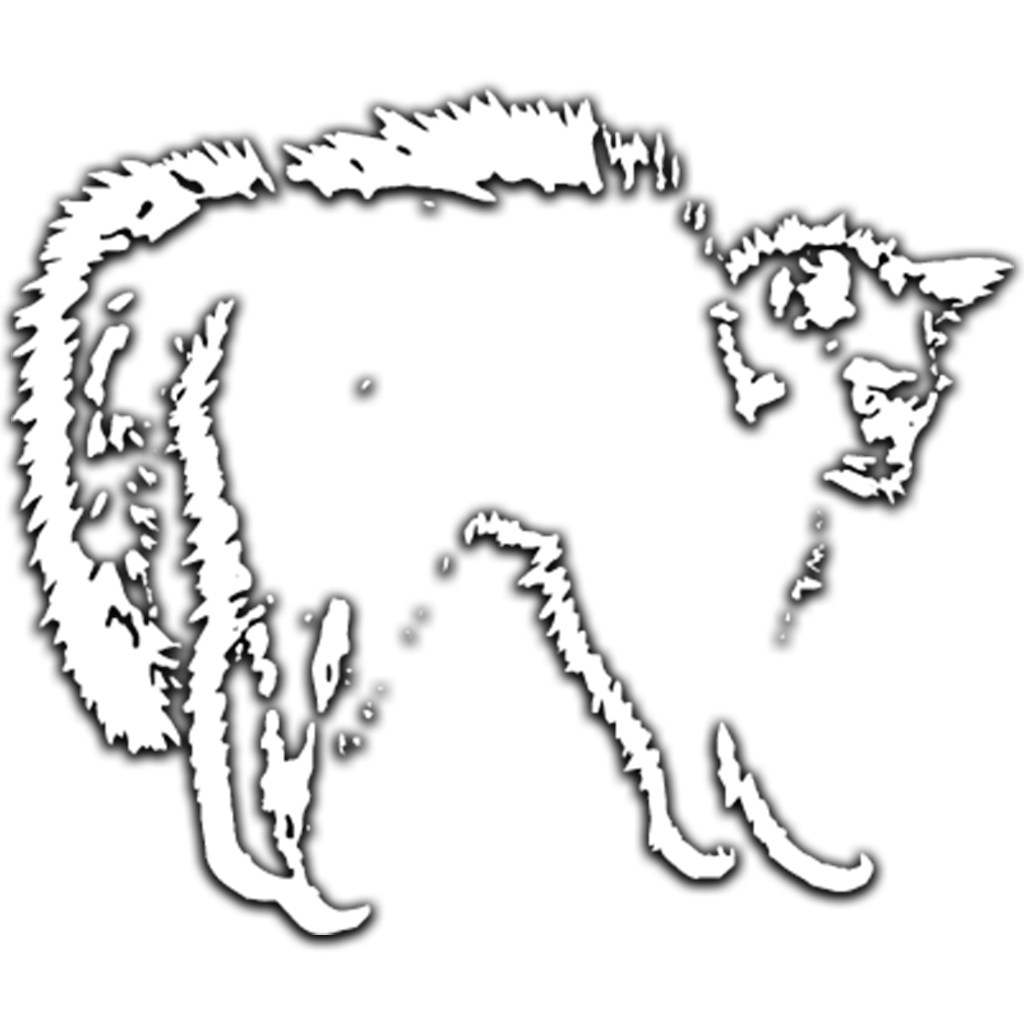
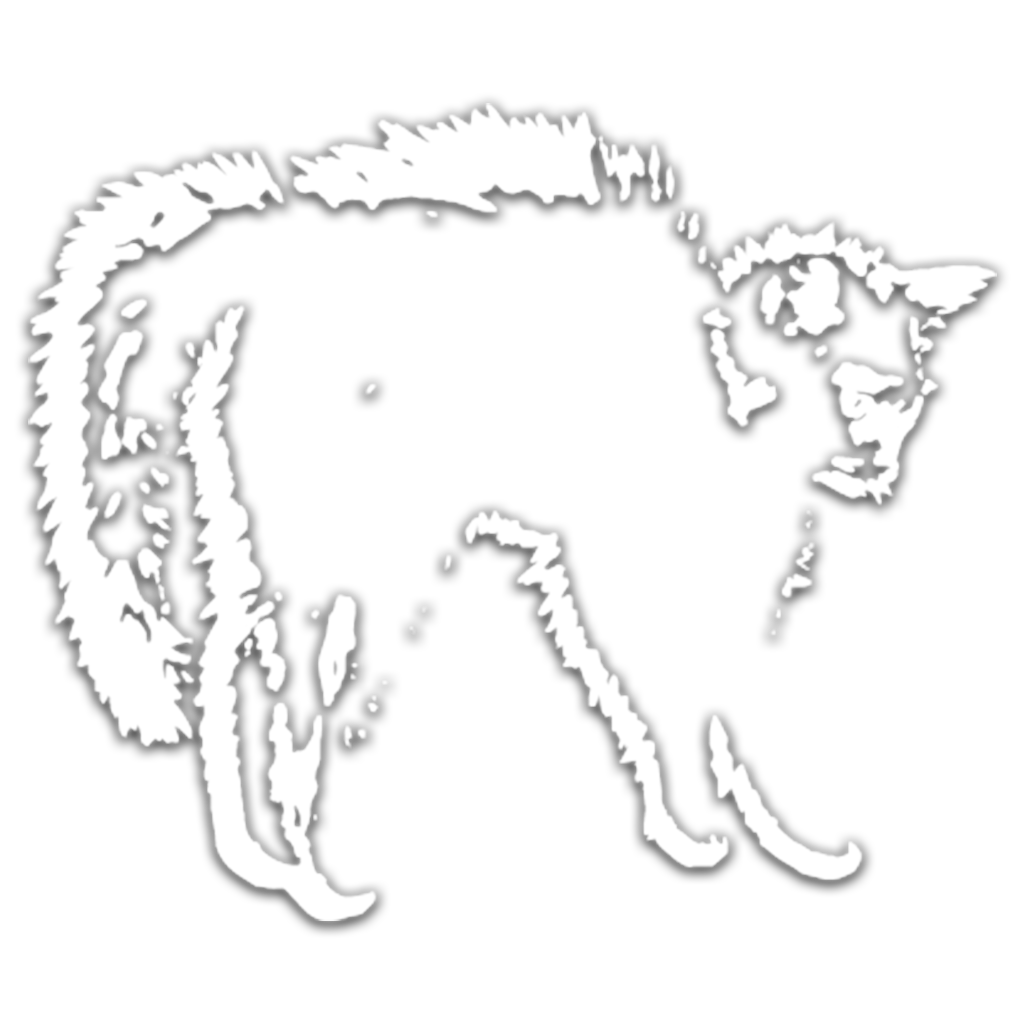
Layered file, before and after one edit (1024x1024). Changes by layer:
painted on "Cat_Vectoriel copie" over [left=11, top=89, right=1014, bottom=935]
painted on "Cat_Vectoriel" over [left=11, top=89, right=1014, bottom=935]
